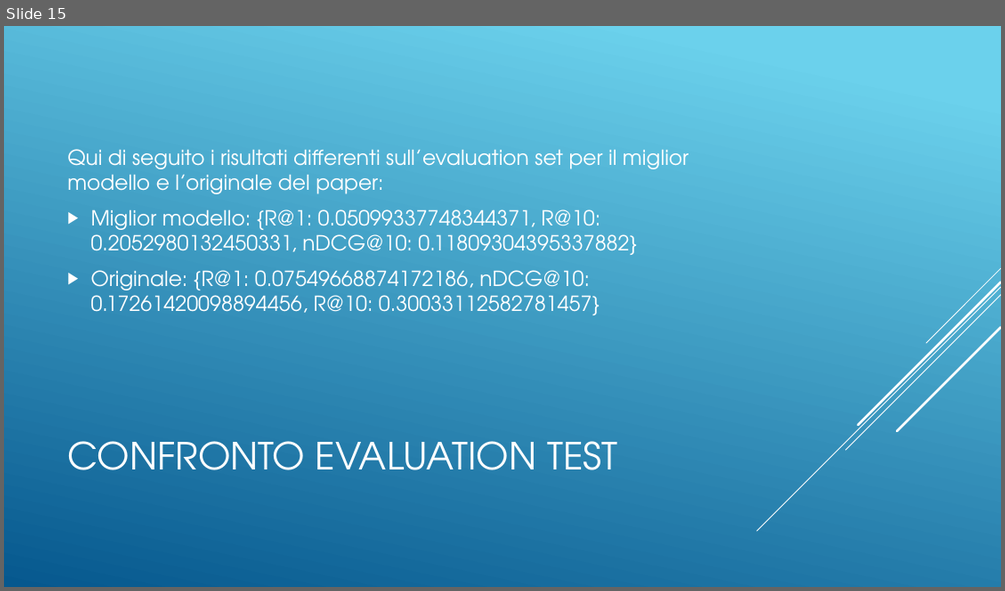
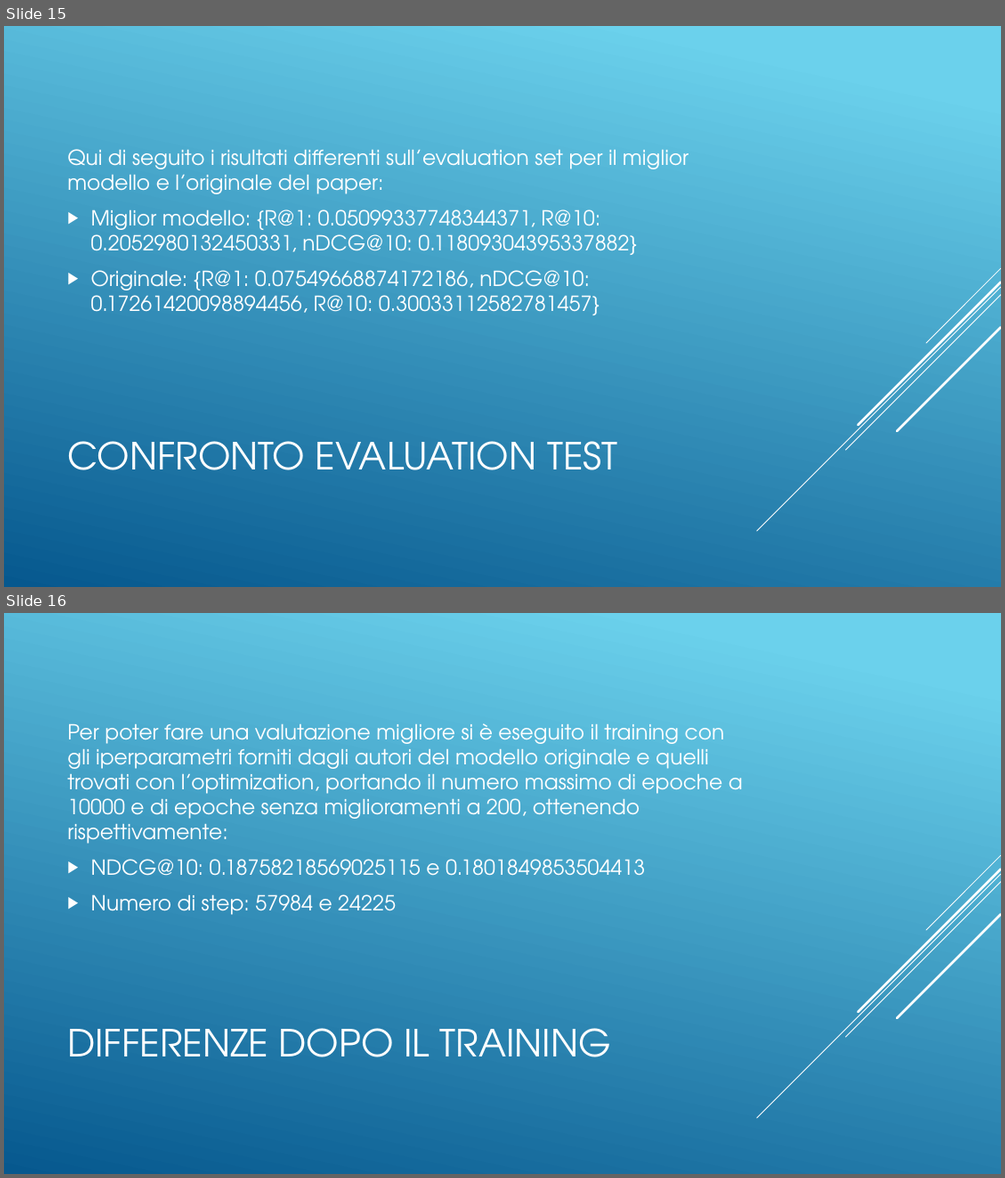
Before and after one commit to Bognanni/gsasrec-py-rust, a slide deck: Gsasrec.pptx. Shown one above the other, each under a label of ours: slide 15 before the commit, slides 15 and 16 after it. The pictures are 1005x591 and 1005x1178 pixels, drawn with LibreOffice and Linux fonts; fonts in the diff are those of the drawing. Boxes give left, top, right and bottom in pixels: in the first picture for what was removed or moved away, otherwise in the second. Text is boxed around its words. In the diff, an @@ line names an element or a change of style, - is before the commit and + after.

```diff
--- a/Gsasrec.pptx
+++ b/Gsasrec.pptx
@@ slide 16 added at box(4, 613, 1001, 1174), background gradient #6ED2EB to #06588E; not listed: 5 template elements that a slide beside it also shows @@
@@ text added at box(67, 723, 743, 915), 20 pt, text #FFFFFF @@
+Per poter fare una valutazione migliore si è eseguito il training con gli iperparametri forniti dagli autori del modello originale e quelli trovati con l’optimization, portando il numero massimo di epoche a 10000 e di epoche senza miglioramenti a 200, ottenendo rispettivamente:
+▶ NDCG@10: 0.18758218569025115 e 0.1801849853504413
+▶ Numero di step: 57984 e 24225
@@ title added at box(67, 1028, 612, 1057), 36 pt, text #FFFFFF @@
+DIFFERENZE DOPO IL TRAINING
```
Also in this commit, not shown: 1 slide changed, 4 other slides added, 6 other files.
